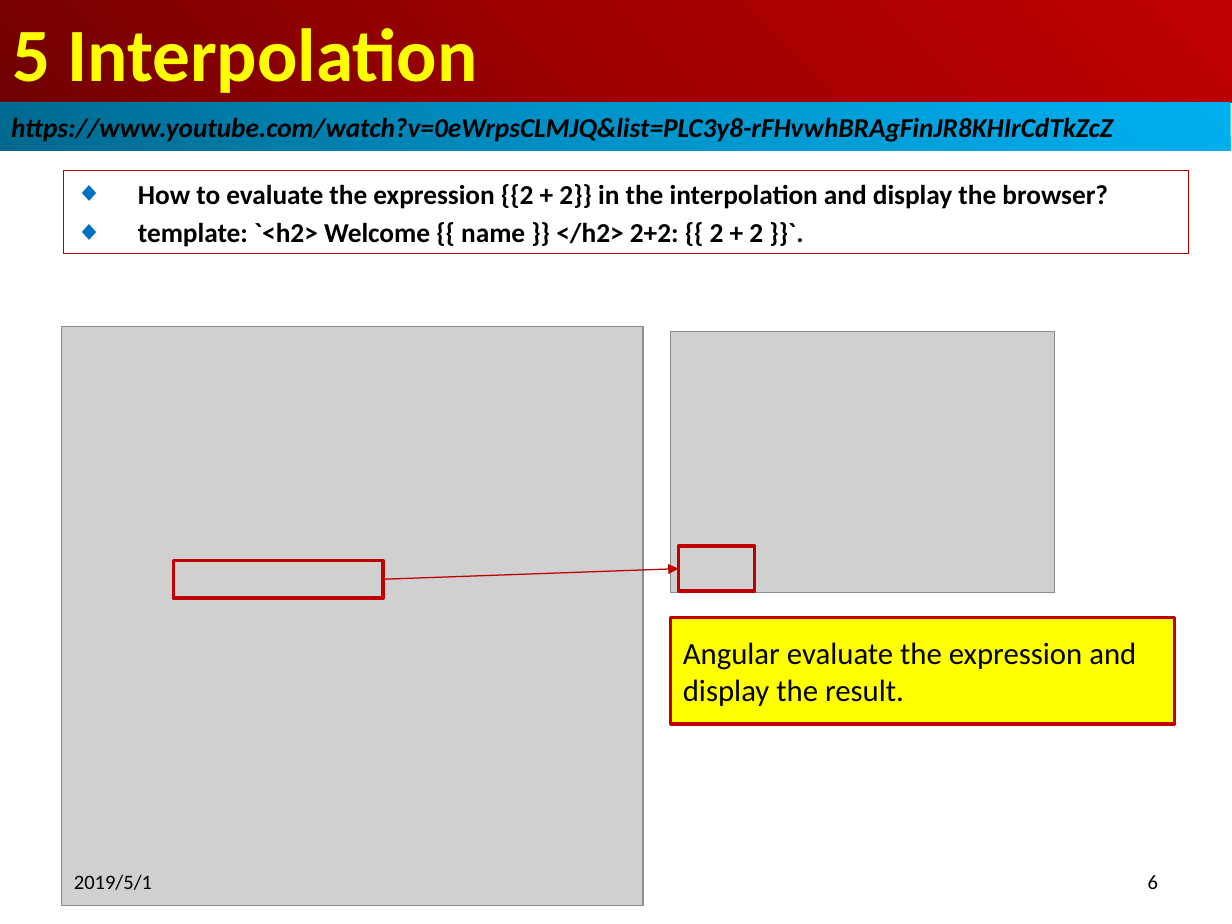
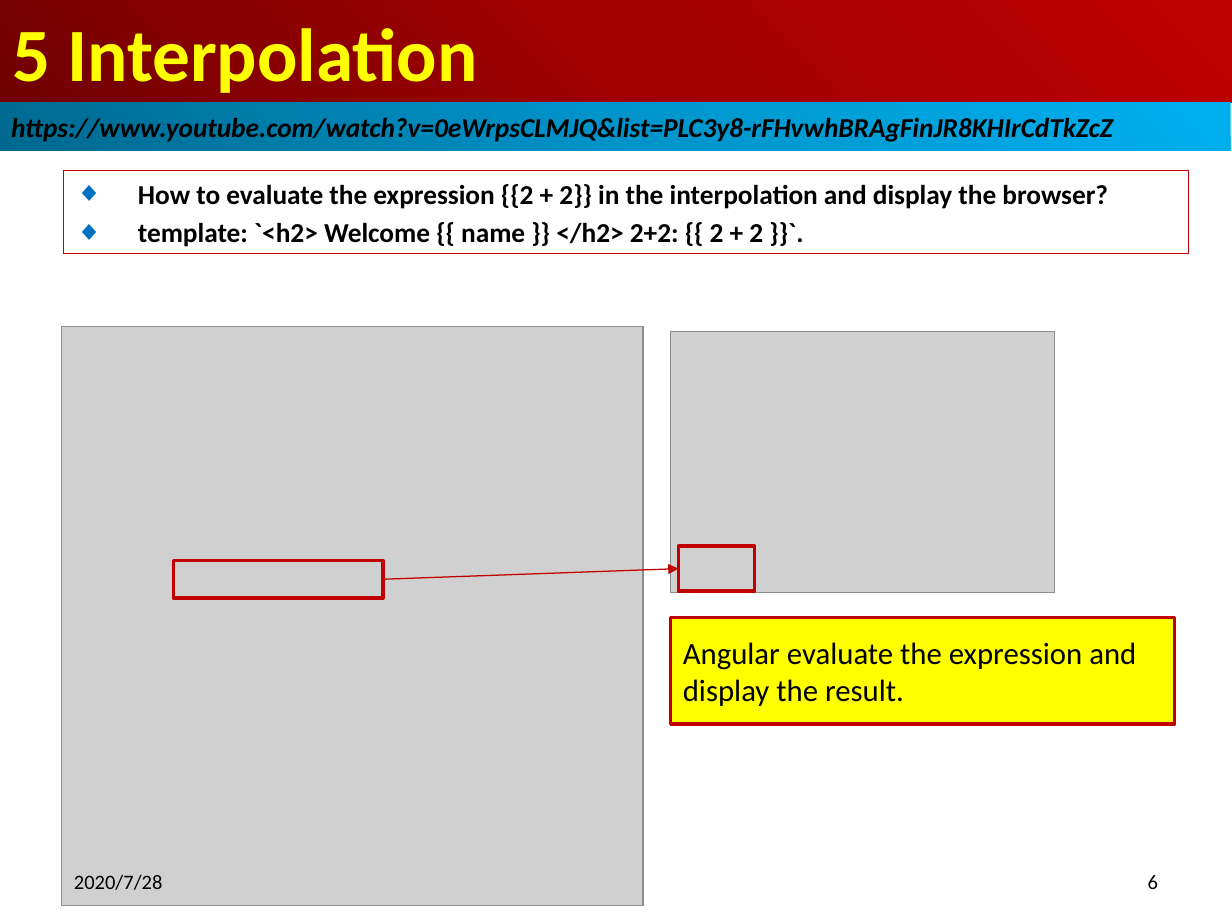
Before and after one commit to peterhchen/800_Angular, a slide deck: slide 6 of 01_05/Ch05_Interp.pptx. Drawn at 1232x924 pixels with LibreOffice and Linux fonts; fonts in the diff are those of the drawing; grey boxes stand for pictures. Boxes give left, top, right and bottom in pixels: in the first picture for what was removed or moved away, otherwise in the second. Text is boxed around its words. In the diff, an @@ line names an element or a change of style, - is before the commit and + after.

```diff
--- a/01_05/Ch05_Interp.pptx
+++ b/01_05/Ch05_Interp.pptx
@@ text at (x1=74, y1=874, x2=163, y2=890): text changed @@
-2019/5/1
+2020/7/28
```
Also in this commit, not shown: 11 other slides changed.
